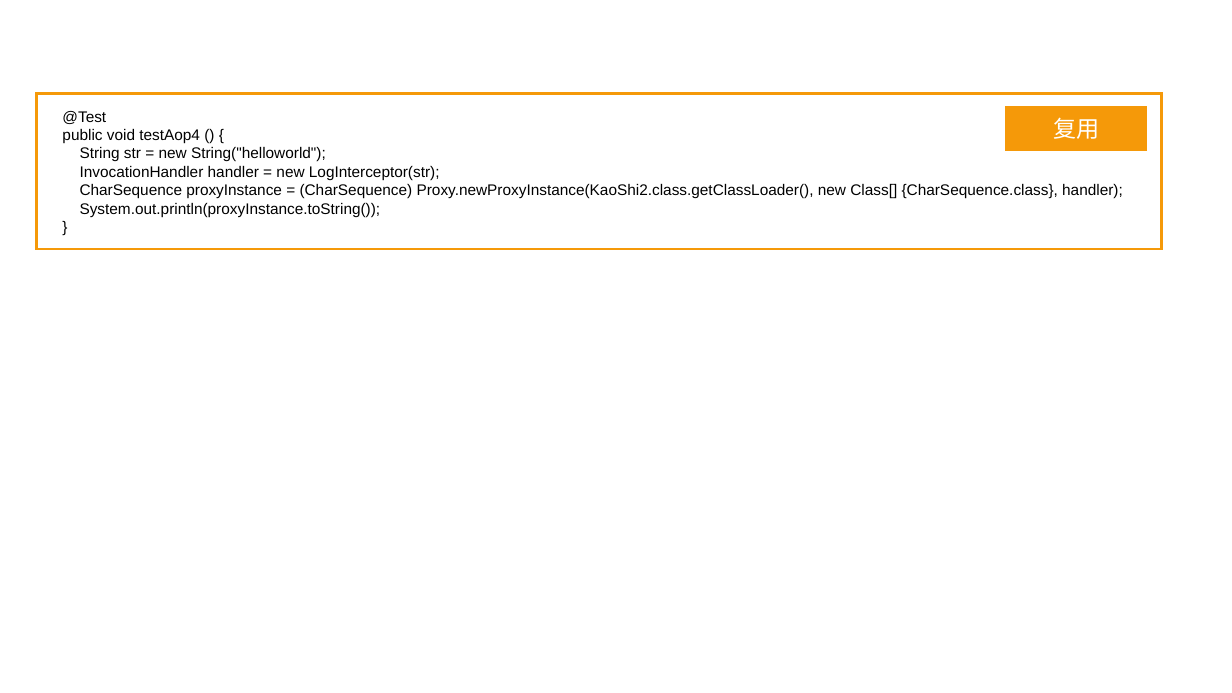
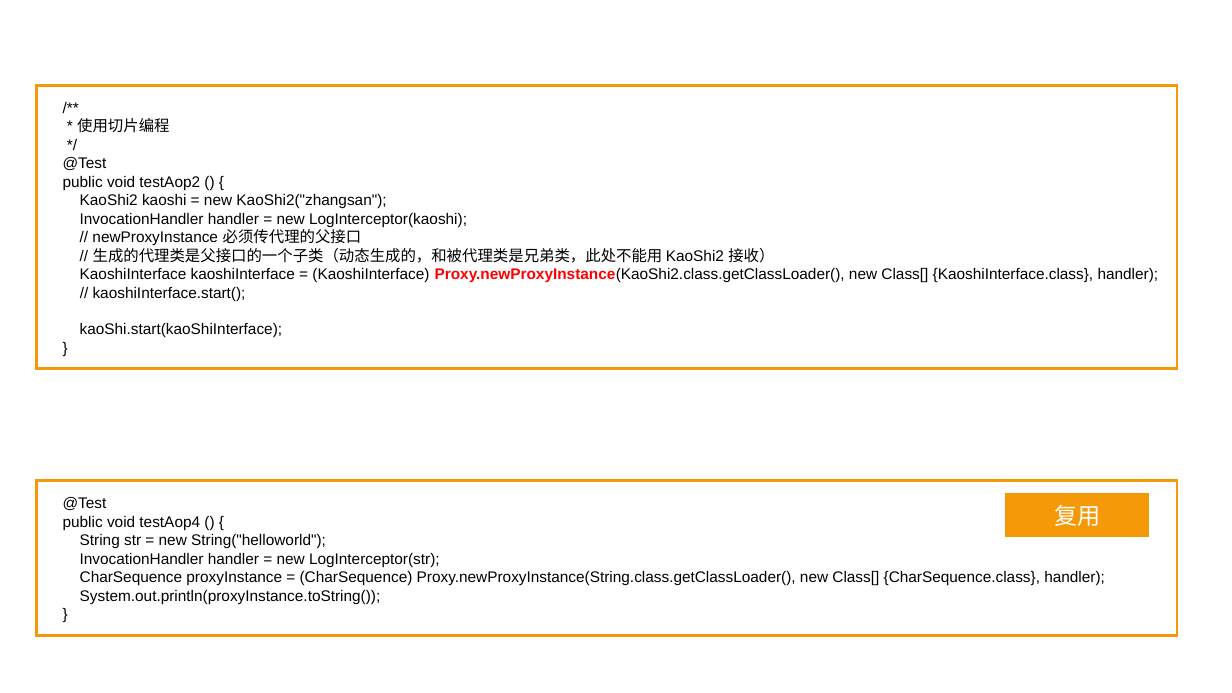
Before and after one commit to linkknown/PPT, a slide deck: slide 26 of 基础PPT/JavaSE进阶第三版/第7章：Java反射简介.pptx (slide 27 before the commit). Drawn at 1232x693 pixels with LibreOffice and Linux fonts; fonts in the diff are those of the drawing; background and template pictures are left out. Boxes give left, top, right and bottom in pixels: in the first picture for what was removed or moved away, otherwise in the second. Text is boxed around its words. In the diff, an @@ line names an element or a change of style, - is before the commit and + after.

```diff
--- a/基础PPT/JavaSE进阶第三版/第7章：Java反射简介.pptx
+++ b/基础PPT/JavaSE进阶第三版/第7章：Java反射简介.pptx
@@ rectangle added at (x1=36, y1=85, x2=1177, y2=369), fill #FFFFFF, outline #F59909 2.25 pt, 12 pt, text #000000 @@
+/**
+* 使用切片编程
+*/
+@Test
+public void testAop2 () {
+KaoShi2 kaoshi = new KaoShi2("zhangsan");
+InvocationHandler handler = new LogInterceptor(kaoshi);
+// newProxyInstance 必须传代理的父接口
+// 生成的代理类是父接口的一个子类（动态生成的，和被代理类是兄弟类，此处不能用 KaoShi2 接收）
+KaoshiInterface kaoshiInterface = (KaoshiInterface) Proxy.newProxyInstance(KaoShi2.class.getClassLoader(), new Class[] {KaoshiInterface.class}, handler);
+// kaoshiInterface.start();
+kaoShi.start(kaoShiInterface);
+}
@@ rectangle "@Test" resized from (x1=36, y1=93, x2=1162, y2=249) to (x1=36, y1=481, x2=1177, y2=636) @@
@@ rectangle "复用" moved from (x1=1005, y1=105, x2=1148, y2=152) to (x1=1005, y1=492, x2=1150, y2=538) @@
@@ text in rectangle at (x1=80, y1=571, x2=1105, y2=586): text changed @@
-CharSequence proxyInstance = (CharSequence) Proxy.newProxyInstance(KaoShi2.class.getClassLoader(), new Class[] {CharSequence.class}, handler);
+CharSequence proxyInstance = (CharSequence) Proxy.newProxyInstance(String.class.getClassLoader(), new Class[] {CharSequence.class}, handler);
```
Also in this commit, not shown: 5 other slides changed, 1 slide added, 1 slide removed, 12 other files.
